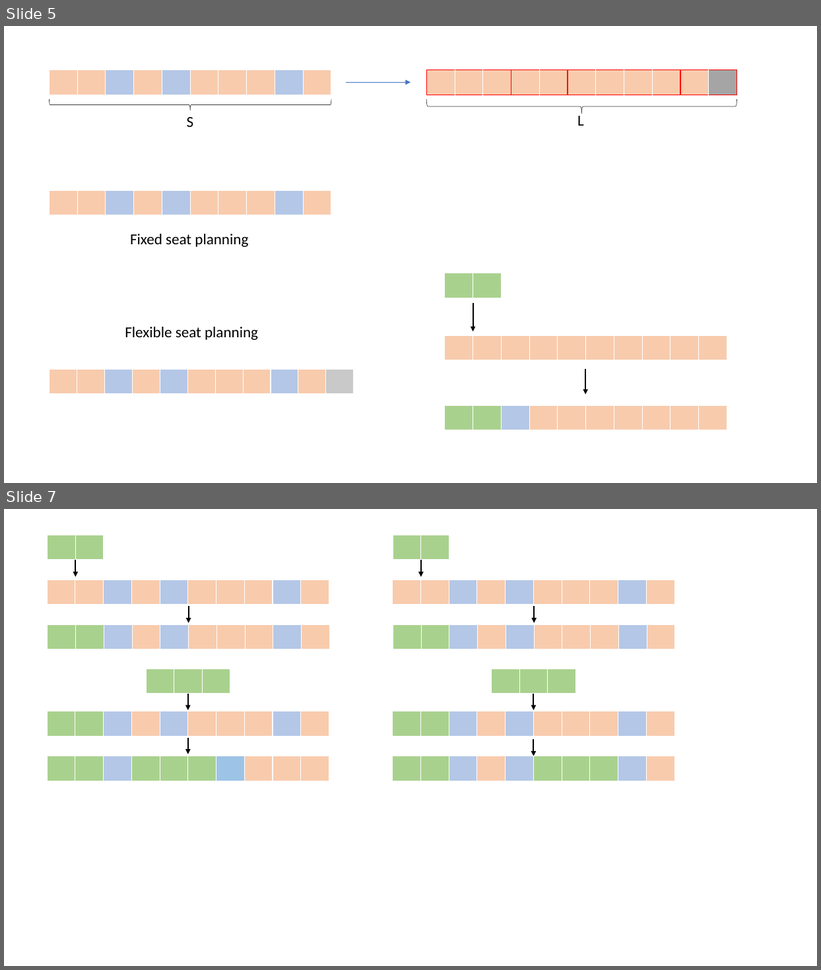
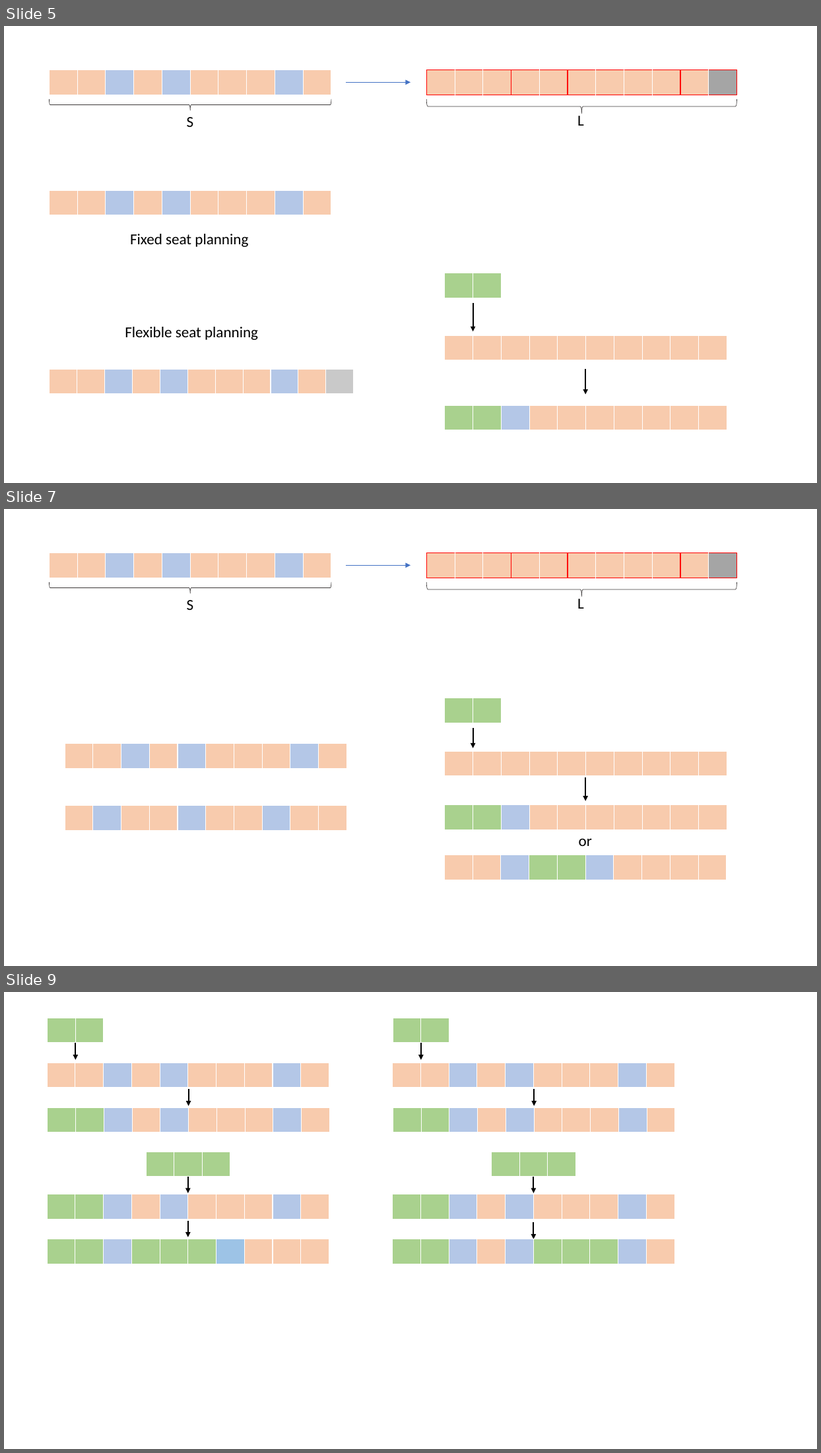
Before and after one commit to Dis-count/HKUST_TOPIC, a slide deck: Dissertation/Beamer/test.pptx. Shown one above the other, each under a label of ours: slides 5 and 7 before the commit, slides 5, 7 and 9 after it; the slides between them are not shown. The pictures are 821x970 and 821x1453 pixels, drawn with LibreOffice and Linux fonts; fonts in the diff are those of the drawing. Boxes give left, top, right and bottom in pixels: in the first picture for what was removed or moved away, otherwise in the second. Text is boxed around its words. In the diff, an @@ line names an element or a change of style, - is before the commit and + after.

```diff
--- a/Dissertation/Beamer/test.pptx
+++ b/Dissertation/Beamer/test.pptx
@@ slide 7 added at [4,509,817,966], background #FFFFFF @@
@@ table added at [49,553,330,578], 1 rows, 10 columns @@
+ |  |  |  |  |  |  |  |  | 
@@ arrow added from (346, 565) to (411, 565), #4472C4 0.5 pt @@
@@ table added at [426,553,735,578], 1 rows, 11 columns @@
+ |  |  |  |  |  |  |  |  |  | 
@@ left brace added at [49,582,331,593], outline #3B3838 0.5 pt @@
@@ left brace added at [427,582,737,597], outline #3B3838 0.5 pt @@
@@ text added at [187,600,194,610], 18 pt, text #000000 @@
+S
@@ text added at [578,596,584,609], 18 pt, text #000000 @@
+L
@@ table added at [445,698,501,723], 1 rows, 2 columns @@
+ | 
@@ table added at [65,744,346,769], 1 rows, 10 columns @@
+ |  |  |  |  |  |  |  |  | 
@@ arrow added from (473, 729) to (473, 748), #000000 1.5 pt @@
@@ table added at [445,752,725,777], 1 rows, 10 columns @@
+ |  |  |  |  |  |  |  |  | 
@@ arrow added from (586, 778) to (586, 801), #000000 1.5 pt @@
@@ table added at [445,805,725,830], 1 rows, 10 columns @@
+ |  |  |  |  |  |  |  |  | 
@@ table added at [65,806,346,831], 1 rows, 10 columns @@
+ |  |  |  |  |  |  |  |  | 
@@ text added at [579,838,592,846], 18 pt, text #000000 @@
+or
@@ table added at [444,855,725,881], 1 rows, 10 columns @@
+ |  |  |  |  |  |  |  |  | 
@@ what was slide 7 is now slide 9 @@
```
Also in this commit, not shown: 2 slides changed, 1 other slide added, 38 other files.
